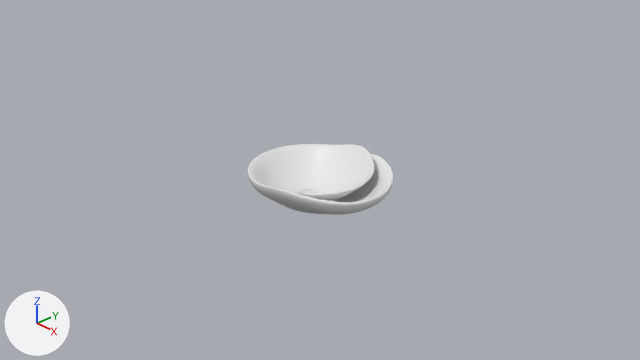
Renders of the Blender file Padina pavonica/Padina.blend from each side of a commit.
Rendered twice from the file's camera 'Camera'. The axes (+X, +Y, +Z) are drawn at lower left. The lights are the same throughout.
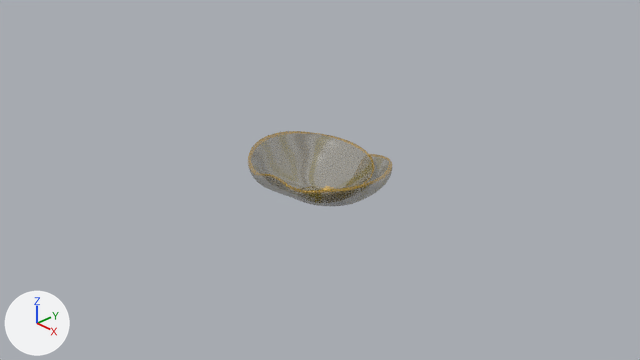
Where the change shows, as pixel boxes [x1, y1, x2, y2] in the pictures (640 x 360 px):
```json
{"object": "Cube", "change": "surface changed, reshaped", "before": [248, 144, 393, 215], "after": [248, 131, 392, 206]}
```

The change, as JSON lines over the scene's bpy script:
```json
{"block": "mat_material", "change": "nodes: BsdfPrincipled, OutputMaterial"}
{"block": "mat_material", "change": "nodes: BsdfPrincipled, Mapping, Mix, OutputMaterial, TexCoord, TexWave, ValToRGB"}
{"block": "mat_material", "change": "colours: brown #6e5e4e, white #e7e7e7, yellow #bbad43, brown #6e5f26"}
{"block": "me_cube", "where": "# used by ob_cube; location = (0.0, 0.0, 0.0); scale = (1.0, 1.0, 0.0728)"}
{"op": "remove", "block": "me_cube", "code": "me_cube.from_pydata(...)  # 152 vertices, 150 faces; spans x -1.05..1.05, y -0.79..0.79, z -7.8..3.62"}
{"op": "add", "block": "me_cube", "code": "me_cube.from_pydata(...)  # 152 vertices, 150 faces; spans x -1.01..1.01, y -0.79..0.79, z -5.48..4.04"}
{"block": "me_cube", "change": "me_cube part 1: 132 of 152 vertices moved; they spanned x -1.05..1.05, y -0.79..0.79, z -7.8..3.62 and now span x -1.01..1.01, y -0.79..0.79, z -5.48..4.04; mean shift (0.0, 0.0, 1.42); largest move (-1.05, 0.0, 0.24) -> (-1.01, 0.0, 3.7)"}
```
